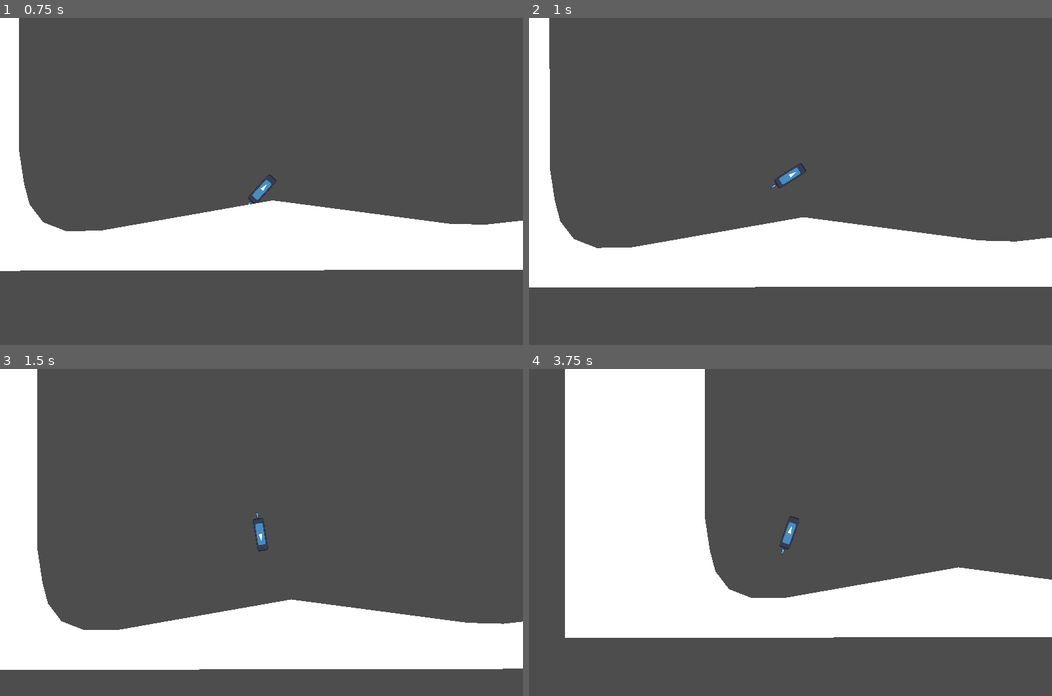
Above: before the commit, frames 1-4 (two rows, left to right).
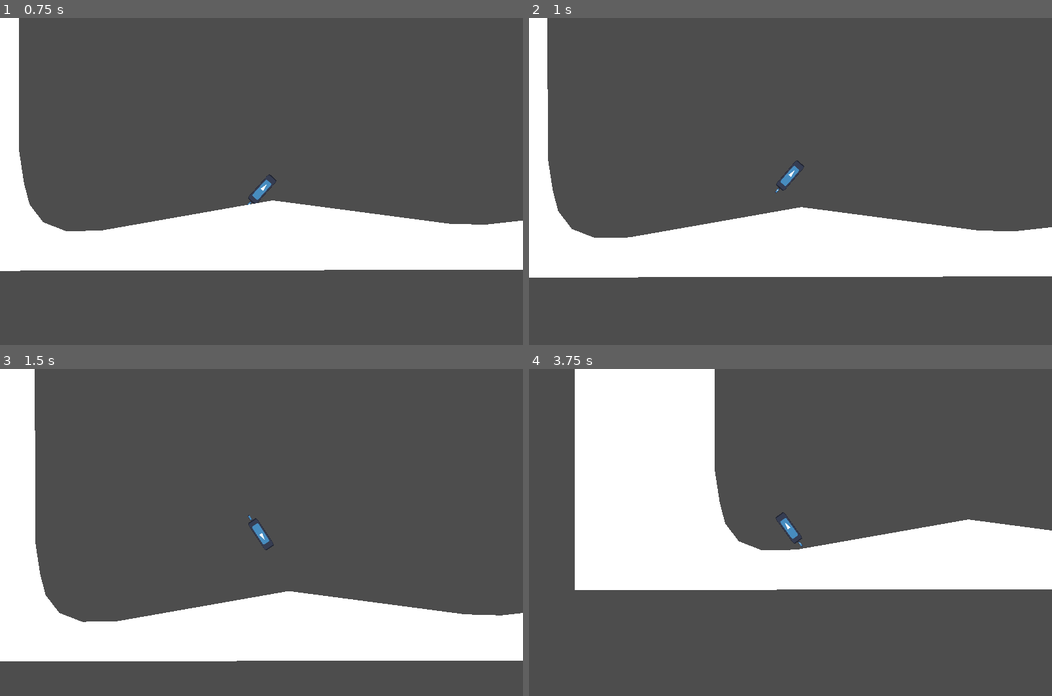
Above: after the commit, the same moments.

Repository: jarsnow/pogo_godot
Game: Godot game, scene res://scenes/main.tscn
Two runs of this game, one before a commit and one after it. Both use one fixed random seed, a clock stepped at 60 frames per second and the inputs below. The engine's default icon, where the game draws it, is replaced by a stand-in: a white triangle on a blue panel in a dark square.
Inputs:
- Up to frame 1 (0.75 s): hold D (turn_clockwise) from 0.53 s (still down)
- Up to frame 2 (1 s): keep holding D (turn_clockwise); tap Space (jump) at 0.77 s
- Up to frame 3 (1.5 s): release D (turn_clockwise) at 1.28 s; tap A (turn_counterclockwise) at 1.35 s
- Up to frame 4 (3.75 s): tap Space (jump) at 1.52, 3.02 s; hold D (turn_clockwise) 2.03-2.78 s; tap A (turn_counterclockwise) at 2.85 s; hold D (turn_clockwise) from 3.53 s (still down)

Frame 1 is identical in both runs. In frame 2, 6.2% of the frame differs, in the area x 0-100%, y 0-83%; in frame 3, 5.3%; in frame 4, 25%, in the area x 6-100%, y 0-83%.

Commit message:
stopped player from rotating after being grounded

Diff:
--- a/scripts/player.gd
+++ b/scripts/player.gd
@@ -171,6 +171,9 @@
 	# set value for rotation boost
 	rotation_for_boost = 0
 
+	# set rotational velocity to zero
+	angular_velocity = 0
+
 	# don't have gravity, makes turning weird
 	set_gravity_scale(0)
 
